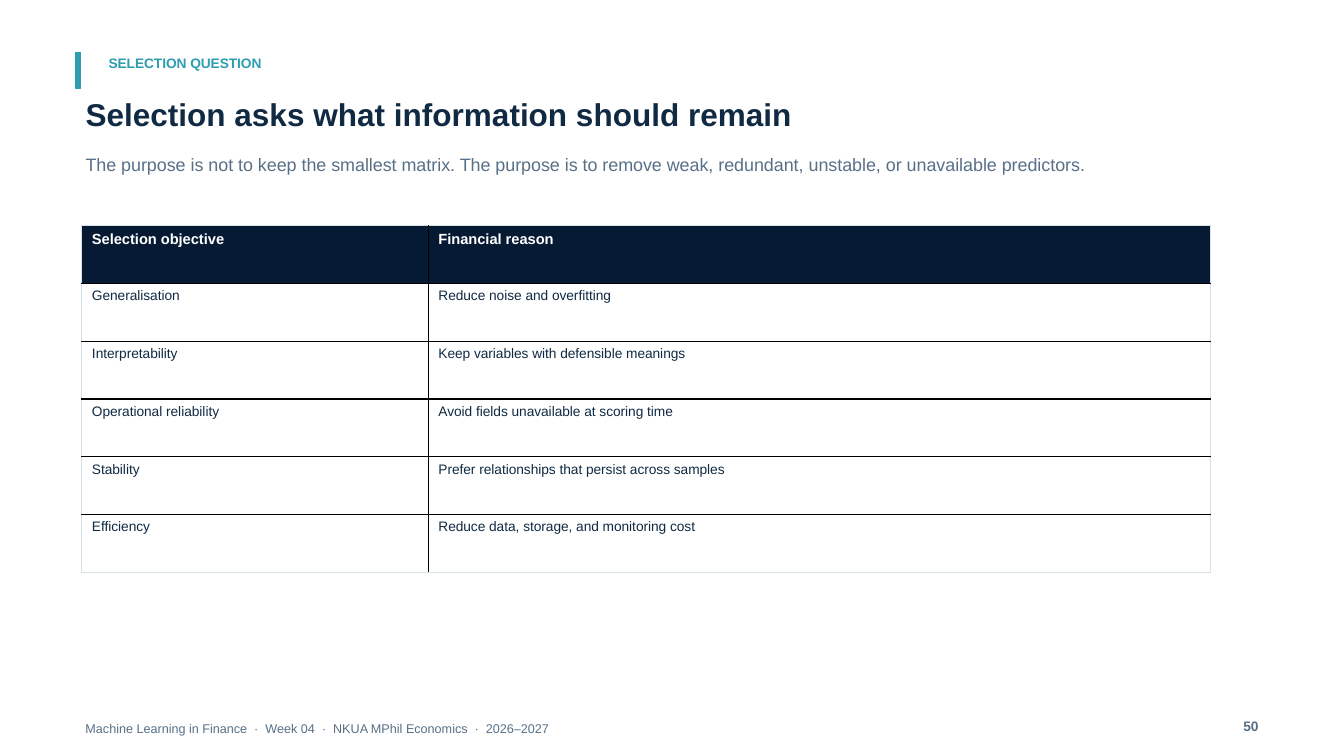
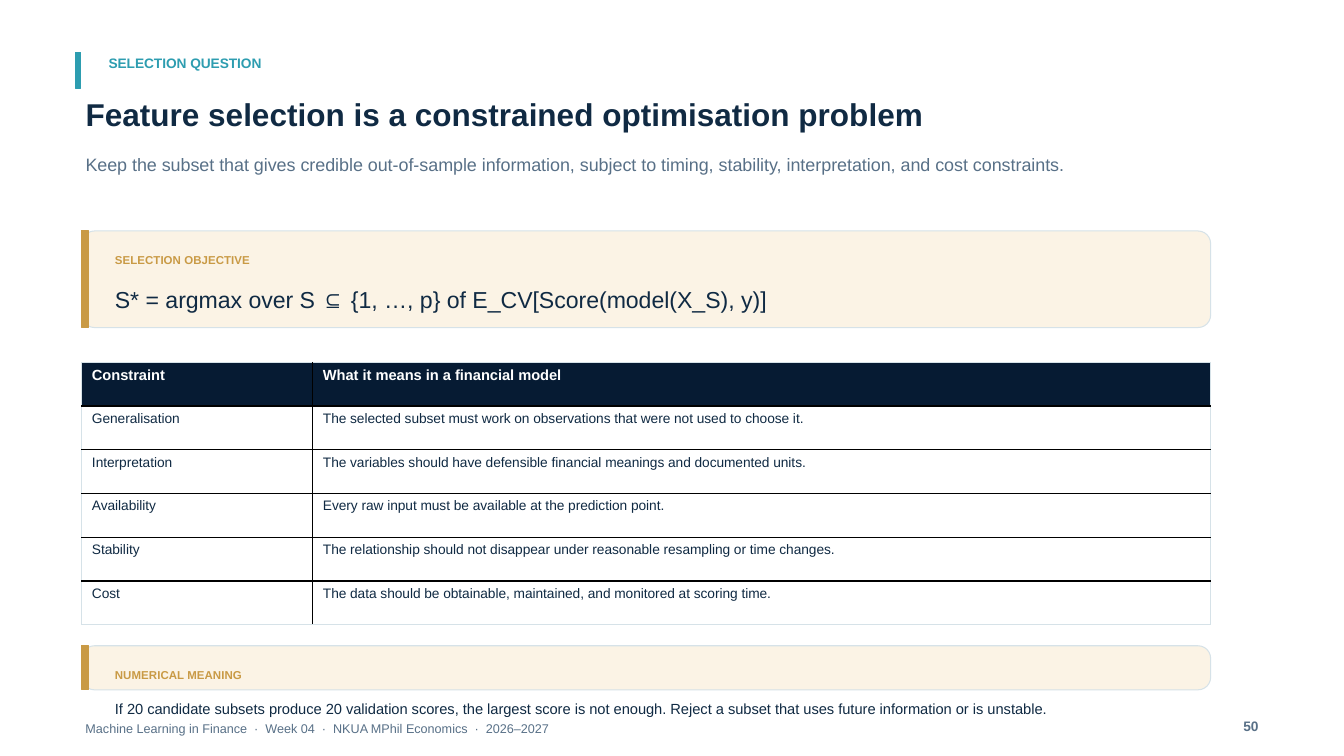
Before and after one commit to fkottas/Teaching-Courses, a slide deck: slide 50 of Machine Learning in Finance/2026-2027/lectures/week-04/slides/Lecture_04_Feature_Engineering_for_Financial_Data_2026-2027.pptx. Drawn at 1344x756 pixels with LibreOffice and Linux fonts; fonts in the diff are those of the drawing. Boxes give left, top, right and bottom in pixels: in the first picture for what was removed or moved away, otherwise in the second. Text is boxed around its words. In the diff, an @@ line names an element or a change of style, - is before the commit and + after.

Commit message:
Upgrade Week 4 feature-selection teaching materials

```diff
--- a/Machine Learning in Finance/2026-2027/lectures/week-04/slides/Lecture_04_Feature_Engineering_for_Financial_Data_2026-2027.pptx
+++ b/Machine Learning in Finance/2026-2027/lectures/week-04/slides/Lecture_04_Feature_Engineering_for_Financial_Data_2026-2027.pptx
@@ text at [86, 103, 922, 132]: text changed @@
-Selection asks what information should remain
+Feature selection is a constrained optimisation problem
@@ text at [86, 158, 1064, 175]: text changed @@
-The purpose is not to keep the smallest matrix. The purpose is to remove weak, redundant, unstable, or unavailable predictors.
+Keep the subset that gives credible out-of-sample information, subject to timing, stability, interpretation, and cost constraints.
@@ table removed at [82, 226, 1211, 573], 6 rows, 2 columns @@
-Selection objective | Financial reason
-Generalisation | Reduce noise and overfitting
-Interpretability | Keep variables with defensible meanings
-Operational reliability | Avoid fields unavailable at scoring time
-Stability | Prefer relationships that persist across samples
-Efficiency | Reduce data, storage, and monitoring cost
@@ rounded rectangle added at [82, 231, 1211, 328], fill #FBF3E5, outline #D6E2E8 0.75 pt @@
@@ rectangle added at [82, 231, 88, 328], fill #C99A45, outline #C99A45 0.75 pt @@
@@ text added at [115, 256, 249, 264], 8.2 pt, text #C99A45, bold @@
+SELECTION OBJECTIVE
@@ text added at [115, 291, 767, 313], 16.5 pt, text #102A43 @@
+S* = argmax over S ⊆ {1, …, p} of E_CV[Score(model(X_S), y)]
@@ table added at [82, 362, 1211, 624], 6 rows, 2 columns @@
+Constraint | What it means in a financial model
+Generalisation | The selected subset must work on observations that were not used to choose it.
+Interpretation | The variables should have defensible financial meanings and documented units.
+Availability | Every raw input must be available at the prediction point.
+Stability | The relationship should not disappear under reasonable resampling or time changes.
+Cost | The data should be obtainable, maintained, and monitored at scoring time.
@@ rounded rectangle added at [82, 646, 1211, 691], fill #FBF3E5, outline #D6E2E8 0.75 pt @@
@@ rectangle added at [82, 646, 88, 691], fill #C99A45, outline #C99A45 0.75 pt @@
@@ text added at [115, 671, 241, 679], 8.2 pt, text #C99A45, bold @@
+NUMERICAL MEANING
@@ text added at [115, 703, 1046, 717], 10.5 pt, text #102A43 @@
+If 20 candidate subsets produce 20 validation scores, the largest score is not enough. Reject a subset that uses future information or is unstable.
```
Also in this commit, not shown: 8 other slides changed, 4 slides added, 4 slides removed, 7 other files.
